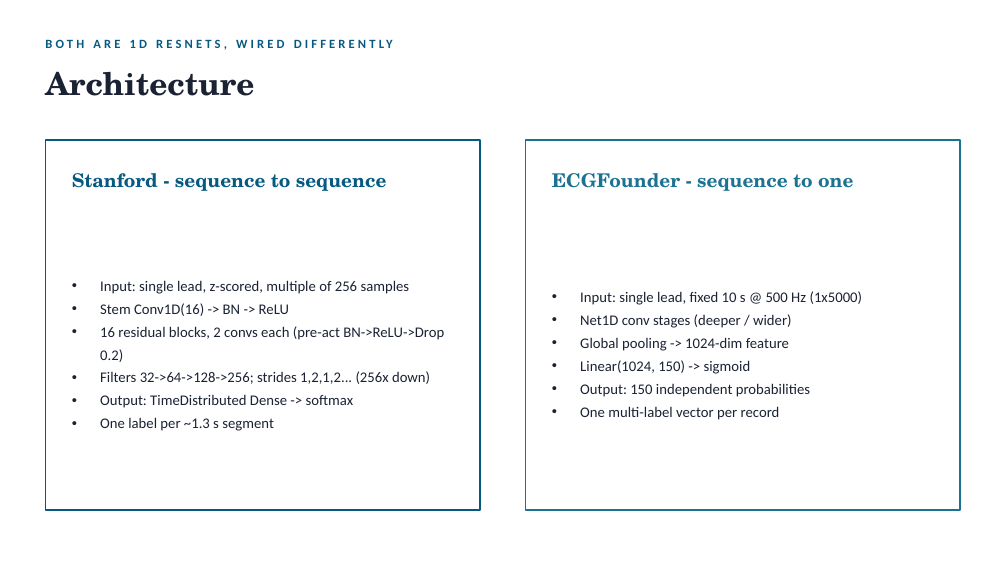
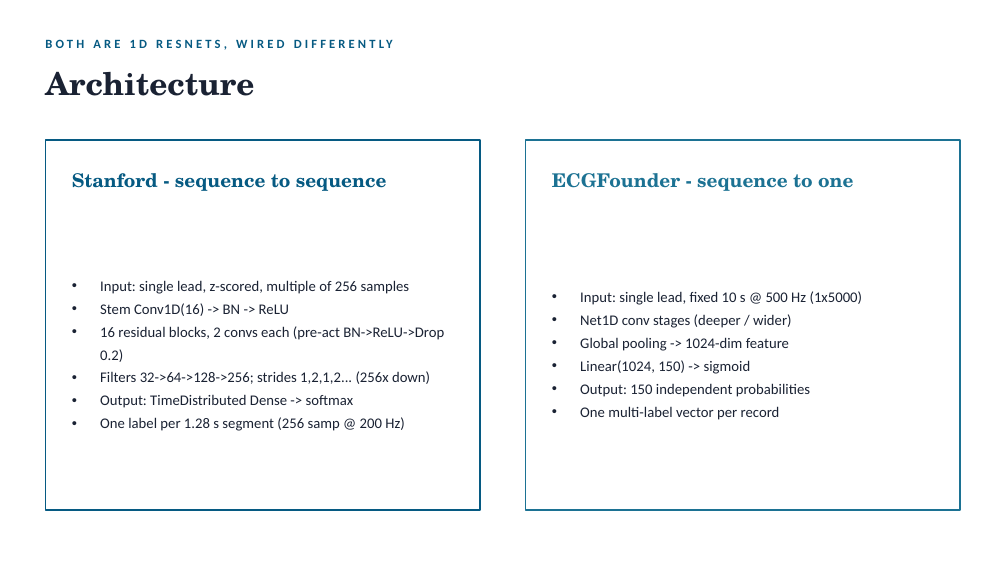
Before and after one commit to yuan842/ECGFounder, a slide deck: slide 4 of docs/Stanford_vs_ECGFounder_6page.pptx (slide 3 before the commit). Drawn at 1008x567 pixels with LibreOffice and Linux fonts; fonts in the diff are those of the drawing. Boxes give left, top, right and bottom in pixels: in the first picture for what was removed or moved away, otherwise in the second. Text is boxed around its words. In the diff, an @@ line names an element or a change of style, - is before the commit and + after.

```diff
--- a/docs/Stanford_vs_ECGFounder_6page.pptx
+++ b/docs/Stanford_vs_ECGFounder_6page.pptx
@@ text at (x1=100, y1=417, x2=404, y2=431): text changed @@
-• One label per ~1.3 s segment
+• One label per 1.28 s segment (256 samp @ 200 Hz)
```
Also in this commit, not shown: 2 other slides changed, 1 slide added, 4 other files.
